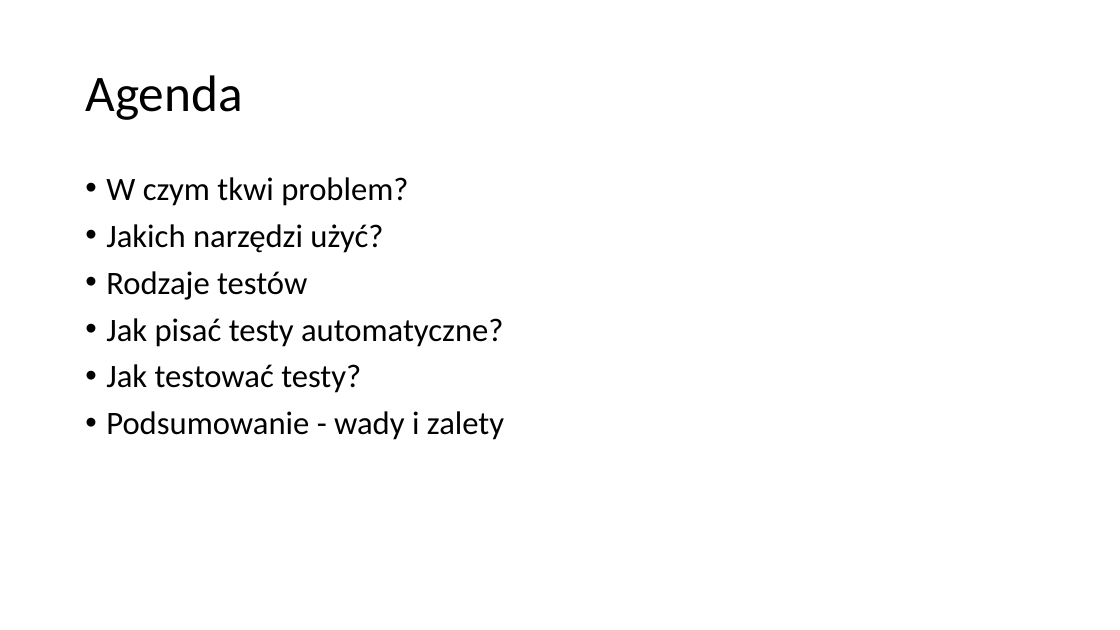
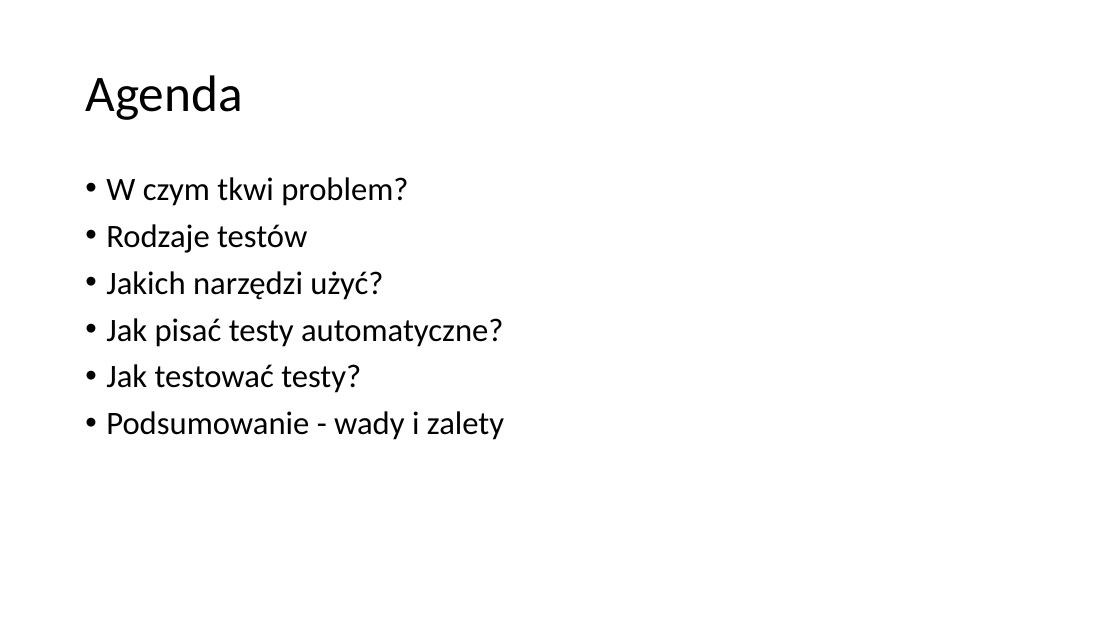
Before and after one commit to plitwinski/automated-tests-presentation, a slide deck: slide 2 of presentation/polish/Automatycznie testowalne aplikacje w srodowisku rozproszonym.pptx. Drawn at 1120x630 pixels with LibreOffice and Linux fonts; fonts in the diff are those of the drawing. Boxes give left, top, right and bottom in pixels: in the first picture for what was removed or moved away, otherwise in the second. Text is boxed around its words. In the diff, an @@ line names an element or a change of style, - is before the commit and + after.

Commit message:
Fix typos

```diff
--- a/presentation/polish/Automatycznie testowalne aplikacje w srodowisku rozproszonym.pptx
+++ b/presentation/polish/Automatycznie testowalne aplikacje w srodowisku rozproszonym.pptx
@@ text at (106,224,307,253): paragraph added @@
+• Rodzaje testów
@@ text at (106,271,307,300): paragraph removed @@
-• Rodzaje testów
```
Also in this commit, not shown: 11 other slides changed, 1 slide added.
